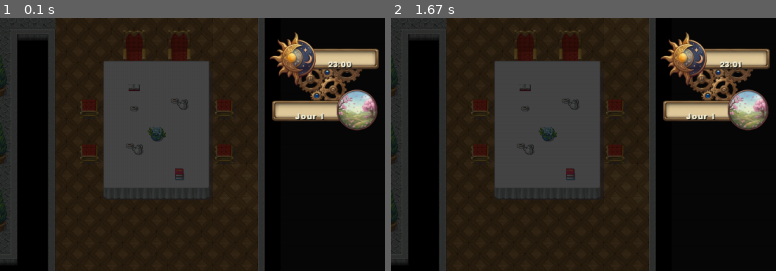
Above: before the commit, frames 1-2 (left to right).
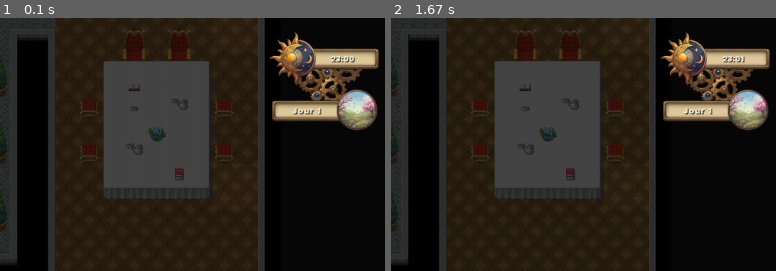
Above: after the commit, the same moments.

Repository: adrien-parasote/game
Game: pygame game, started from src/main.py
The game is run twice, just before and just after one commit, with the same random seed, the same clock (stepped at 60 frames per second) and the same inputs.
Inputs:
- Up to frame 1 (0.1 s): no input
- Up to frame 2 (1.67 s): hold D 0.33-0.8 s; hold D 0.83-1.3 s; tap Z at 0.9, 1.2, 1.4 s; hold S 1.33-1.63 s
The pictures show only the part of the screen within x 50-100%, y 0-50%; the shares and areas given below are measured in that part.

The runs differ from the first frame. In frame 1, 0.5% of the frame differs, in the area x 76-93%, y 15-41%; in frame 2, 0.5%.

Commit message:
fix: adjust HUD anchor coordinates for time and season day elements

Diff:
--- a/src/ui/hud.py
+++ b/src/ui/hud.py
@@ -14,8 +14,8 @@
 HUD_SCALE: float = 0.4                 # Scale factor for the large original HUD asset
 
 SEASON_ICON_CENTER: tuple = (int(313 * HUD_SCALE), int(279 * HUD_SCALE))
-TIME_ANCHOR: tuple = (int(250 * HUD_SCALE), int(119 * HUD_SCALE))
-SEASON_DAY_ANCHOR: tuple = (int(143 * HUD_SCALE), int(303 * HUD_SCALE))
+TIME_ANCHOR: tuple = (int(260 * HUD_SCALE), int(98 * HUD_SCALE))
+SEASON_DAY_ANCHOR: tuple = (int(133 * HUD_SCALE), int(284 * HUD_SCALE))
 
 SEASON_ICON_SIZE: int = int(147 * HUD_SCALE)  # Circular icon native size is ~147px
 
